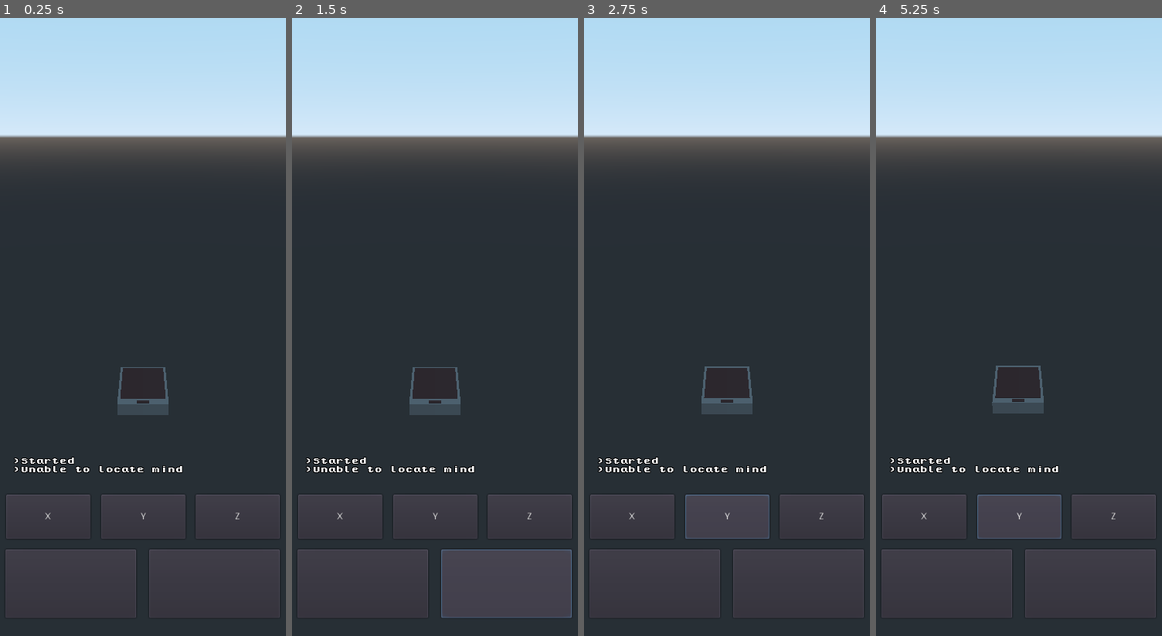
Above: before the commit, frames 1-4 (left to right).
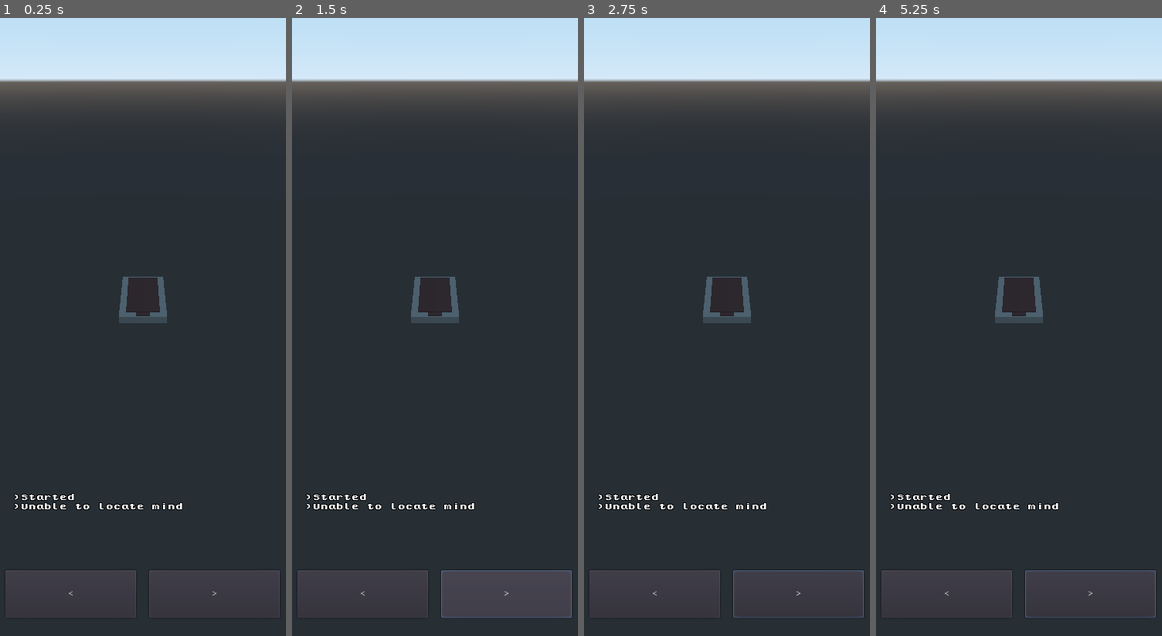
Above: after the commit, the same moments.

Repository: moraguma/GodotKotlinCST
Game: Godot game, scene res://scenes/Test/TestingArea.tscn
Same seed, same stepped clock (60 frames per second), same inputs: the game is played once before the commit and once after it.
Inputs (mouse positions are in pixels of both pictures, inside the frame that each line leads up to; where the layout moved, square brackets give the same spot in the first picture):
- Up to frame 1 (0.25 s): no input
- Up to frame 2 (1.5 s): click (363, 592) [363, 586] at 0.5 s; click (506, 592) [506, 586] at 1.25 s
- Up to frame 3 (2.75 s): click (727, 518) at 2 s, where only the run before the commit has a clickable "Y"
- Up to frame 4 (5.25 s): click (1113, 518) at 2.75 s, where only the run before the commit has a clickable "Z"; click (947, 592) [947, 586] at 3.5 s; click (1090, 592) [1090, 586] at 4.25 s; click (1019, 518) at 5 s, where only the run before the commit has a clickable "Y"

The runs differ from the first frame. In frame 1, 16% of the frame differs, in the area x 0-100%, y 10-94%; in frame 2, 17%; in frame 3, 18%, in the area x 0-100%, y 10-98%; in frame 4, 18%.

Commit message:
Badly organized basis for Kalman Filter implementation. Being restructured

Diff:
--- a/GodotProject/CSTVisualizer/scenes/NotificationCenter.tscn
+++ b/GodotProject/CSTVisualizer/scenes/NotificationCenter.tscn
@@ -26,7 +26,7 @@
 "_edit_use_anchors_": false
 }
 
-[node name="Gravity" type="RichTextLabel" parent="Control/Values"]
+[node name="Position" type="RichTextLabel" parent="Control/Values"]
 margin_right = 372.0
 margin_bottom = 14.0
 theme = ExtResource( 2 )
@@ -36,7 +36,7 @@
 "_edit_use_anchors_": false
 }
 
-[node name="Acceleration" type="RichTextLabel" parent="Control/Values"]
+[node name="Velocity" type="RichTextLabel" parent="Control/Values"]
 margin_top = 18.0
 margin_right = 372.0
 margin_bottom = 32.0
@@ -46,20 +46,10 @@
 "_edit_use_anchors_": false
 }
 
-[node name="Rotation" type="RichTextLabel" parent="Control/Values"]
+[node name="Basis" type="RichTextLabel" parent="Control/Values"]
 margin_top = 36.0
 margin_right = 372.0
 margin_bottom = 50.0
-theme = ExtResource( 2 )
-fit_content_height = true
-__meta__ = {
-"_edit_use_anchors_": false
-}
-
-[node name="Velocity" type="RichTextLabel" parent="Control/Values"]
-margin_top = 54.0
-margin_right = 372.0
-margin_bottom = 68.0
 theme = ExtResource( 2 )
 fit_content_height = true
 __meta__ = {
@@ -70,9 +60,9 @@
 anchor_right = 1.0
 anchor_bottom = 1.0
 margin_left = 19.0
-margin_top = 620.0
+margin_top = 673.0
 margin_right = -498.0
-margin_bottom = 314.0
+margin_bottom = 367.0
 theme = ExtResource( 2 )
 scroll_following = true
 __meta__ = {
--- a/GodotProject/CSTVisualizer/scenes/Test/TestingArea.tscn
+++ b/GodotProject/CSTVisualizer/scenes/Test/TestingArea.tscn
@@ -2,103 +2,120 @@
 
 [ext_resource path="res://scripts/TestingArea.gd" type="Script" id=1]
 
-[sub_resource type="SpatialMaterial" id=6]
+[sub_resource type="SpatialMaterial" id=1]
 albedo_color = Color( 0.921569, 0.2, 0.301961, 1 )
 
-[sub_resource type="SphereMesh" id=7]
-material = SubResource( 6 )
+[sub_resource type="SphereMesh" id=2]
+material = SubResource( 1 )
 radius = 0.25
 height = 0.25
 is_hemisphere = true
 
-[sub_resource type="SpatialMaterial" id=2]
+[sub_resource type="SpatialMaterial" id=3]
 albedo_color = Color( 0.47451, 0.458824, 0.462745, 1 )
-
-[sub_resource type="CubeMesh" id=1]
-material = SubResource( 2 )
-size = Vector3( 3, 0.5, 2 )
-
-[sub_resource type="SpatialMaterial" id=3]
-albedo_color = Color( 0.270588, 0.168627, 0.168627, 1 )
 
 [sub_resource type="CubeMesh" id=4]
 material = SubResource( 3 )
-size = Vector3( 2.5, 0.1, 1.8 )
+size = Vector3( 0.15, 0.01, 0.07 )
 
-[sub_resource type="CubeMesh" id=5]
-material = SubResource( 3 )
-size = Vector3( 0.2, 0.1, 0.5 )
+[sub_resource type="SpatialMaterial" id=5]
+albedo_color = Color( 0.270588, 0.168627, 0.168627, 1 )
+
+[sub_resource type="CubeMesh" id=6]
+material = SubResource( 5 )
+size = Vector3( 0.13, 0.005, 0.05 )
+
+[sub_resource type="CubeMesh" id=7]
+material = SubResource( 5 )
+size = Vector3( 0.01, 0.005, 0.02 )
 
 [node name="TestingArea" type="Spatial"]
 script = ExtResource( 1 )
 
 [node name="Projection" type="MeshInstance" parent="."]
-mesh = SubResource( 7 )
+visible = false
+mesh = SubResource( 2 )
 material/0 = null
 
 [node name="Phone" type="MeshInstance" parent="."]
-mesh = SubResource( 1 )
+mesh = SubResource( 4 )
 material/0 = null
 
 [node name="Screen" type="MeshInstance" parent="Phone"]
-transform = Transform( 1, 0, 0, 0, 1, 0, 0, 0, 1, -0.116608, 0.213541, 0 )
-mesh = SubResource( 4 )
+transform = Transform( 1, 0, 0, 0, 1, 0, 0, 0, 1, -0.00339419, 0.00351635, 0 )
+mesh = SubResource( 6 )
 material/0 = null
 
 [node name="Button" type="MeshInstance" parent="Phone"]
-transform = Transform( 1, 0, 0, 0, 1, 0, 0, 0, 1, 1.31672, 0.213541, 0 )
-mesh = SubResource( 5 )
+transform = Transform( 1, 0, 0, 0, 1, 0, 0, 0, 1, 0.0678645, 0.00305931, 0 )
+mesh = SubResource( 7 )
 material/0 = null
 
 [node name="CameraPivot" type="Spatial" parent="."]
 
 [node name="Camera" type="Camera" parent="CameraPivot"]
-transform = Transform( -4.37114e-08, -0.397052, 0.917796, 0, 0.917796, 0.397052, -1, 1.73557e-08, -4.01181e-08, 15.9868, 9.77755, 0 )
+transform = Transform( -4.34865e-08, -0.487982, 0.872854, -4.42794e-09, 0.872854, 0.487982, -1, 1.73557e-08, -4.01182e-08, 0.638462, 0.303139, 0 )
 
 [node name="Left" type="Button" parent="."]
 margin_left = 8.0
-margin_top = 767.0
+margin_top = 797.0
 margin_right = 196.0
 margin_bottom = 866.0
+text = "<"
 __meta__ = {
 "_edit_use_anchors_": false
 }
 
 [node name="Right" type="Button" parent="."]
 margin_left = 215.0
-margin_top = 767.0
+margin_top = 797.0
 margin_right = 403.0
 margin_bottom = 866.0
+text = ">"
 __meta__ = {
 "_edit_use_anchors_": false
 }
 
 [node name="X" type="Button" parent="."]
+visible = false
 margin_left = 9.0
-margin_top = 688.0
+margin_top = 724.0
 margin_right = 130.0
-margin_bottom = 752.0
+margin_bottom = 788.0
 text = "X"
 __meta__ = {
 "_edit_use_anchors_": false
 }
 
 [node name="Y" type="Button" parent="."]
+visible = false
 margin_left = 146.0
-margin_top = 688.0
+margin_top = 724.0
 margin_right = 267.0
-margin_bottom = 752.0
+margin_bottom = 788.0
 text = "Y"
 __meta__ = {
 "_edit_use_anchors_": false
 }
 
 [node name="Z" type="Button" parent="."]
+visible = false
 margin_left = 282.0
-margin_top = 688.0
+margin_top = 724.0
 margin_right = 403.0
-margin_bottom = 752.0
+margin_bottom = 788.0
 text = "Z"
+__meta__ = {
+"_edit_use_anchors_": false
+}
+
+[node name="Mean" type="Button" parent="."]
+visible = false
+margin_left = 8.66742
+margin_top = 662.0
+margin_right = 403.667
+margin_bottom = 713.0
+text = "GET MEAN"
 __meta__ = {
 "_edit_use_anchors_": false
 }
@@ -113,3 +130,4 @@
 [connection signal="button_up" from="Y" to="." method="y_pressed_up"]
 [connection signal="button_down" from="Z" to="." method="z_pressed_down"]
 [connection signal="button_up" from="Z" to="." method="z_pressed_up"]
+[connection signal="pressed" from="Mean" to="." method="notify_mean"]
--- a/GodotProject/CSTVisualizer/scripts/TestingArea.gd
+++ b/GodotProject/CSTVisualizer/scripts/TestingArea.gd
@@ -2,22 +2,18 @@
 
 
 const PIVOT_ROT_SPEED = 0.05
-const SPEED = 1
 
 
 var mind
 
-
-var device_quat = Quat()
-var device_acceleration = Vector3()
-var velocity = Vector3(0, 0, 0)
-var origin = null
 
 var left_pressed = false
 var right_pressed = false
 var x_pressed = false
 var y_pressed = false
 var z_pressed = false
+
+var total_calls = 0
 
 
 onready var phone = $Phone
@@ -32,29 +28,12 @@
 
 		mind = Engine.get_singleton("VisualizerMind")
 		mind.connect("update_value", NotificationCenter, "update_value")
-		mind.connect("update_rotation", self, "update_rotation")
-		mind.connect("update_acceleration", self, "update_acceleration")
+		mind.connect("create_notification", NotificationCenter, "create_notification")
 		mind.start()
 
 		NotificationCenter.create_notification("Mind started")
 	else:
 		NotificationCenter.create_notification("Unable to locate mind")
-
-
-func update_rotation(x, y, z, w):
-	device_quat = Quat(float(w), float(x), float(z), float(y))
-	NotificationCenter.update_value(str(device_quat), "ROTATION")
-
-	if origin == null:
-		origin = device_quat.inverse()
-
-	var t_aux = phone.translation
-	phone.transform = Transform(origin * device_quat)
-	phone.translation = t_aux
-
-
-func update_acceleration(x, y, z):
-	device_acceleration = Vector3(-float(x), -float(z), -float(y))
 
 
 func _physics_process(delta):
@@ -66,17 +45,21 @@
 
 	pivot.rotate_y(rotation_dir * PIVOT_ROT_SPEED)
 
-	var dir = Vector3(0, 0, 0)
-	if x_pressed:
-		dir += Vector3(1, 0, 0)
-	if y_pressed:
-		dir += Vector3(0, 1, 0)
-	if z_pressed:
-		dir += Vector3(0, 0, 1)
+	if mind != null:
+		var basis_string = mind.getBasis()
+		var basis = basis_string.rsplit(";")
+		var origin_string = mind.getWorldPosition()
+		var origin = origin_string.rsplit(";")
 
-	phone.translate(dir * SPEED * delta)
+		if total_calls < 10:
+			NotificationCenter.create_notification("Basis: " + str(basis_string) + " - " + str(basis))
+			NotificationCenter.create_notification("Origin: " + str(origin_string) + " - " + str(origin))
+			total_calls += 1
 
-	projection.translation = Vector3(phone.transform.origin[0], 0, phone.transform.origin[2])
+		phone.transform.basis.z = Vector3(float(basis[0]), float(basis[1]), float(basis[2]))
+		phone.transform.basis.x = -Vector3(float(basis[3]), float(basis[4]), float(basis[5]))
+		phone.transform.basis.y = Vector3(float(basis[6]), float(basis[7]), float(basis[8]))
+		phone.transform.origin = Vector3(float(origin[0]), float(origin[2]), float(origin[1]))
 
 
 func left_pressed_down():
--- a/GodotProject/CSTVisualizer/scripts/autoloads/NotificationCenter.gd
+++ b/GodotProject/CSTVisualizer/scripts/autoloads/NotificationCenter.gd
@@ -1,10 +1,19 @@
 extends Node2D
 
-onready var VALUES = {"GRAVITY": $Control/Values/Gravity, "ACCELERATION": $Control/Values/Acceleration, "ROTATION": $Control/Values/Rotation, "VELOCITY": $Control/Values/Velocity}
+const MAX_NOTIFS = 100
+
+
+var total_notifs = 0
+
+onready var VALUES = {"POSITION": $Control/Values/Position, "VELOCITY": $Control/Values/Velocity, "BASIS": $Control/Values/Basis}
 onready var notification_label = $Control/Notification
 
 func create_notification(notification):
+	if total_notifs >= MAX_NOTIFS:
+		notification_label.text = ""
+		total_notifs = 0
 	notification_label.text += "\n>" + notification
+	total_notifs += 1
 
 
 func update_value(new_value, value_code):
Not shown, changed: AndroidProject/VisualizerMind/build.gradle
Not shown, changed: AndroidProject/VisualizerMind/src/main/AndroidManifest.xml
Not shown, changed: AndroidProject/VisualizerMind/src/main/java/com/example/visualizermind/VisualizerMind.java
Not shown, added: AndroidProject/VisualizerMind/src/main/java/com/example/visualizermind/datacollection/FusedLocationCollectionModule.java
Not shown, added: AndroidProject/VisualizerMind/src/main/java/com/example/visualizermind/datacollection/IMUCollectionModule.java
Not shown, added: AndroidProject/VisualizerMind/src/main/java/com/example/visualizermind/util/Basis.java
Not shown, added: AndroidProject/VisualizerMind/src/main/java/com/example/visualizermind/util/IMUDataPack.java
Not shown, added: AndroidProject/VisualizerMind/src/main/java/com/example/visualizermind/util/RawDeviceState.java
Not shown, added: AndroidProject/VisualizerMind/src/main/java/com/example/visualizermind/util/Vector3.java
Not shown, added: GodotProject/CSTVisualizer/CST Visualizer.apk
Not shown, changed: GodotProject/CSTVisualizer/android/build/build.gradle
Not shown, changed: GodotProject/CSTVisualizer/android/plugins/VisualizerMind-debug.aar
